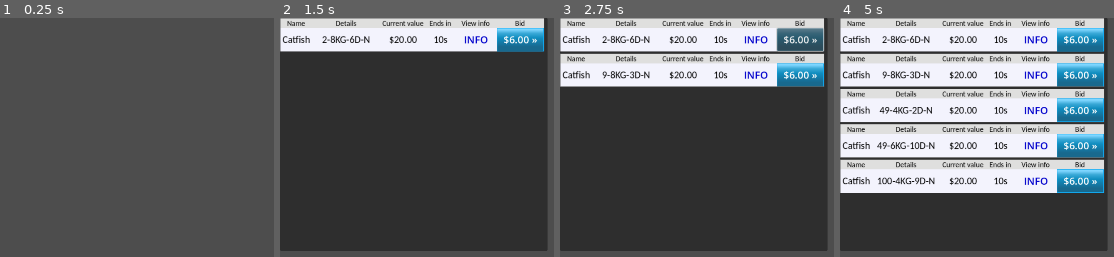
Above: before the commit, frames 1-4 (left to right).
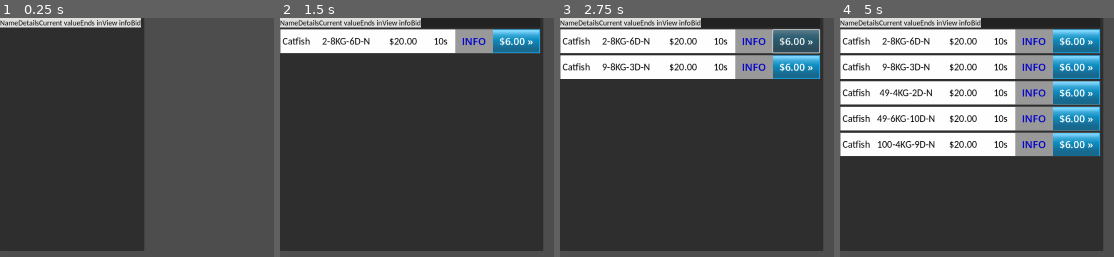
Above: after the commit, the same moments.

Repository: nirefi/fish
Game: Godot game, scene res://scenes/item_list.tscn
Two runs of this game, one before a commit and one after it. Both use one fixed random seed, a clock stepped at 60 frames per second and the inputs below.
Inputs:
- Up to frame 1 (0.25 s): no input
- Up to frame 2 (1.5 s): tap Enter at 0.5 s; click "INFO" at 1.25 s
- Up to frame 3 (2.75 s): click "$6.00 »" at 2 s
- Up to frame 4 (5 s): click "INFO" at 2.75 s; click "$6.00 »" at 3.5 s; click "INFO" at 4.25 s

The runs differ from the first frame. In frame 1, 51% of the frame differs, in the area x 0-53%, y 0-98%; in frame 2, 8.7%; in frame 3, 19%; in frame 4, 50%.

Commit message:
set up layout for generating items tuesday

Diff:
--- a/scenes/item.tscn
+++ b/scenes/item.tscn
@@ -1,12 +1,10 @@
-[gd_scene load_steps=14 format=3 uid="uid://wohwtlfamu8a"]
+[gd_scene load_steps=10 format=3 uid="uid://wohwtlfamu8a"]
 
 [ext_resource type="Script" path="res://scripts/item.gd" id="1_ysstc"]
 [ext_resource type="LabelSettings" uid="uid://dnauixj4kauah" path="res://styles/default_label.tres" id="2_52xqe"]
-[ext_resource type="LabelSettings" uid="uid://bf8j2d5vn3jeg" path="res://styles/small_label.tres" id="3_6wxes"]
-[ext_resource type="StyleBox" uid="uid://c3thftap8rr8v" path="res://styles/item_header.tres" id="3_gpah7"]
 [ext_resource type="FontFile" uid="uid://ds4c8fqxun70d" path="res://assets/fonts/Mx437_IBM_EGA_8x14.ttf" id="3_i0anf"]
 [ext_resource type="StyleBox" uid="uid://dmeovbyyrdmbr" path="res://styles/item_details.tres" id="4_iettr"]
-[ext_resource type="FontFile" uid="uid://grerfhlep4mj" path="res://assets/fonts/Carlito-Regular.ttf" id="5_3me63"]
+[ext_resource type="Texture2D" uid="uid://b1xcid3xkabhb" path="res://styles/special_blue_text_rect.tres" id="6_pp4ny"]
 [ext_resource type="StyleBox" uid="uid://d3dxokoch1r0e" path="res://styles/details_table.tres" id="8_x3mkw"]
 
 [sub_resource type="StyleBoxFlat" id="StyleBoxFlat_rnwxj"]
@@ -25,27 +23,17 @@
 border_width_bottom = 1
 border_color = Color(0.0705882, 0.686275, 0.976471, 1)
 
-[sub_resource type="Gradient" id="Gradient_xppj8"]
-offsets = PackedFloat32Array(0, 0.175325, 0.396104, 0.824675)
-colors = PackedColorArray(0.498039, 0.839216, 1, 1, 0.226872, 0.663324, 0.846094, 1, 0.0627451, 0.556863, 0.752941, 1, 0.0980392, 0.411765, 0.560784, 1)
-
-[sub_resource type="GradientTexture2D" id="GradientTexture2D_o7p13"]
-gradient = SubResource("Gradient_xppj8")
-fill_from = Vector2(1, 0.0504587)
-fill_to = Vector2(1, 1)
-
 [sub_resource type="StyleBoxFlat" id="StyleBoxFlat_6y27x"]
 content_margin_left = 15.0
 content_margin_top = 10.0
 content_margin_right = 15.0
 content_margin_bottom = 10.0
 bg_color = Color(0, 0, 0, 0)
-border_color = Color(0.0705882, 0.686275, 0.976471, 1)
 
 [node name="ItemContainer" type="PanelContainer"]
 custom_minimum_size = Vector2(450, 0)
-offset_right = 486.0
-offset_bottom = 63.0
+offset_right = 613.0
+offset_bottom = 58.0
 theme_override_styles/panel = SubResource("StyleBoxFlat_rnwxj")
 script = ExtResource("1_ysstc")
 
@@ -54,51 +42,6 @@
 theme_override_constants/h_separation = 0
 theme_override_constants/v_separation = 0
 columns = 6
-
-[node name="HeaderNameLabel" type="Label" parent="ItemTable"]
-layout_mode = 2
-theme_override_fonts/font = ExtResource("5_3me63")
-theme_override_styles/normal = ExtResource("3_gpah7")
-text = "Name"
-label_settings = ExtResource("3_6wxes")
-horizontal_alignment = 1
-
-[node name="HeaderDetailsLabel" type="Label" parent="ItemTable"]
-layout_mode = 2
-theme_override_fonts/font = ExtResource("5_3me63")
-theme_override_styles/normal = ExtResource("3_gpah7")
-text = "Details"
-label_settings = ExtResource("3_6wxes")
-horizontal_alignment = 1
-
-[node name="HeaderValueLabel" type="Label" parent="ItemTable"]
-layout_mode = 2
-theme_override_styles/normal = ExtResource("3_gpah7")
-text = "Current value"
-label_settings = ExtResource("3_6wxes")
-horizontal_alignment = 1
-
-[node name="HeaderEndsLabel" type="Label" parent="ItemTable"]
-layout_mode = 2
-theme_override_styles/normal = ExtResource("3_gpah7")
-text = "Ends in"
-label_settings = ExtResource("3_6wxes")
-horizontal_alignment = 1
-
-[node name="HeaderInfo" type="Label" parent="ItemTable"]
-custom_minimum_size = Vector2(100, 0)
-layout_mode = 2
-theme_override_styles/normal = ExtResource("3_gpah7")
-text = "View info"
-label_settings = ExtResource("3_6wxes")
-horizontal_alignment = 1
-
-[node name="HeaderBidLabel" type="Label" parent="ItemTable"]
-layout_mode = 2
-theme_override_styles/normal = ExtResource("3_gpah7")
-text = "Bid"
-label_settings = ExtResource("3_6wxes")
-horizontal_alignment = 1
 
 [node name="NameLabel" type="Label" parent="ItemTable"]
 custom_minimum_size = Vector2(67, 0)
@@ -132,12 +75,10 @@
 vertical_alignment = 1
 
 [node name="AuctionTimeLabel" type="Label" parent="ItemTable"]
-custom_minimum_size = Vector2(70, 0)
+custom_minimum_size = Vector2(70, 56)
 layout_mode = 2
-size_flags_vertical = 1
 theme_override_colors/font_color = Color(1, 1, 0, 1)
 theme_override_fonts/font = ExtResource("3_i0anf")
-theme_override_font_sizes/font_size = 32
 theme_override_styles/normal = ExtResource("4_iettr")
 text = "10s"
 label_settings = ExtResource("2_52xqe")
@@ -145,6 +86,7 @@
 vertical_alignment = 1
 
 [node name="ButtonContent" type="Button" parent="ItemTable"]
+custom_minimum_size = Vector2(90, 0)
 layout_mode = 2
 theme_override_colors/font_hover_pressed_color = Color(0, 0, 0.8, 1)
 theme_override_colors/font_hover_color = Color(0, 0, 0.8, 1)
@@ -160,13 +102,11 @@
 
 [node name="ButtonContainer" type="PanelContainer" parent="ItemTable"]
 layout_mode = 2
-size_flags_horizontal = 4
-size_flags_vertical = 4
 theme_override_styles/panel = SubResource("StyleBoxFlat_eiq0t")
 
 [node name="TextureRect" type="TextureRect" parent="ItemTable/ButtonContainer"]
 layout_mode = 2
-texture = SubResource("GradientTexture2D_o7p13")
+texture = ExtResource("6_pp4ny")
 expand_mode = 2
 
 [node name="ButtonContent" type="Button" parent="ItemTable/ButtonContainer"]
--- a/scenes/item_display.tscn
+++ b/scenes/item_display.tscn
@@ -1,6 +1,7 @@
-[gd_scene load_steps=10 format=3 uid="uid://ckgiofgpj3roc"]
+[gd_scene load_steps=11 format=3 uid="uid://ckgiofgpj3roc"]
 
 [ext_resource type="Texture2D" uid="uid://ysitj8f43bom" path="res://assets/sprites/exit.png" id="1_2mogd"]
+[ext_resource type="Script" path="res://scenes/item_display.gd" id="1_eswq5"]
 [ext_resource type="FontFile" uid="uid://iqvuuoko6x0p" path="res://assets/fonts/Carlito-Bold.ttf" id="2_2qkad"]
 [ext_resource type="LabelSettings" uid="uid://dnauixj4kauah" path="res://styles/default_label.tres" id="2_5ywg2"]
 [ext_resource type="Texture2D" uid="uid://dfnr6ntig0gof" path="res://assets/sprites/catfish-icon.png" id="3_rxwjk"]
@@ -39,6 +40,7 @@
 offset_right = 435.0
 offset_bottom = 336.0
 theme_override_styles/panel = SubResource("StyleBoxFlat_e6mad")
+script = ExtResource("1_eswq5")
 
 [node name="MarginContainer" type="MarginContainer" parent="."]
 layout_mode = 2
@@ -142,3 +144,6 @@
 text = "Catfish don't just swim, some species are able to walk on land, climb walls and even breath air."
 label_settings = ExtResource("2_5ywg2")
 autowrap_mode = 3
+
+[connection signal="mouse_entered" from="MarginContainer/VBoxContainer/HeaderContainer/TextureRect" to="." method="_on_texture_rect_mouse_entered"]
+[connection signal="mouse_exited" from="MarginContainer/VBoxContainer/HeaderContainer/TextureRect" to="." method="_on_texture_rect_mouse_exited"]
--- a/scenes/item_list.tscn
+++ b/scenes/item_list.tscn
@@ -1,6 +1,9 @@
-[gd_scene load_steps=2 format=3 uid="uid://nb1dev1rybar"]
+[gd_scene load_steps=5 format=3 uid="uid://nb1dev1rybar"]
 
 [ext_resource type="Script" path="res://scripts/auction_generator.gd" id="1_h0yud"]
+[ext_resource type="FontFile" uid="uid://grerfhlep4mj" path="res://assets/fonts/Carlito-Regular.ttf" id="2_leyyo"]
+[ext_resource type="StyleBox" uid="uid://c3thftap8rr8v" path="res://styles/item_header.tres" id="3_323sx"]
+[ext_resource type="LabelSettings" uid="uid://bf8j2d5vn3jeg" path="res://styles/small_label.tres" id="4_aaw0q"]
 
 [node name="ItemList" type="PanelContainer"]
 offset_bottom = 560.0
@@ -15,6 +18,59 @@
 [node name="VBoxContainer" type="VBoxContainer" parent="ItemListScrollContainer"]
 layout_mode = 2
 
+[node name="PanelContainer" type="PanelContainer" parent="ItemListScrollContainer/VBoxContainer"]
+layout_mode = 2
+
+[node name="ItemTable" type="GridContainer" parent="ItemListScrollContainer/VBoxContainer/PanelContainer"]
+layout_mode = 2
+theme_override_constants/h_separation = 0
+theme_override_constants/v_separation = 0
+columns = 6
+
+[node name="HeaderNameLabel" type="Label" parent="ItemListScrollContainer/VBoxContainer/PanelContainer/ItemTable"]
+layout_mode = 2
+theme_override_fonts/font = ExtResource("2_leyyo")
+theme_override_styles/normal = ExtResource("3_323sx")
+text = "Name"
+label_settings = ExtResource("4_aaw0q")
+horizontal_alignment = 1
+
+[node name="HeaderDetailsLabel" type="Label" parent="ItemListScrollContainer/VBoxContainer/PanelContainer/ItemTable"]
+layout_mode = 2
+theme_override_fonts/font = ExtResource("2_leyyo")
+theme_override_styles/normal = ExtResource("3_323sx")
+text = "Details"
+label_settings = ExtResource("4_aaw0q")
+horizontal_alignment = 1
+
+[node name="HeaderValueLabel" type="Label" parent="ItemListScrollContainer/VBoxContainer/PanelContainer/ItemTable"]
+layout_mode = 2
+theme_override_styles/normal = ExtResource("3_323sx")
+text = "Current value"
+label_settings = ExtResource("4_aaw0q")
+horizontal_alignment = 1
+
+[node name="HeaderEndsLabel" type="Label" parent="ItemListScrollContainer/VBoxContainer/PanelContainer/ItemTable"]
+layout_mode = 2
+theme_override_styles/normal = ExtResource("3_323sx")
+text = "Ends in"
+label_settings = ExtResource("4_aaw0q")
+horizontal_alignment = 1
+
+[node name="HeaderInfo" type="Label" parent="ItemListScrollContainer/VBoxContainer/PanelContainer/ItemTable"]
+layout_mode = 2
+theme_override_styles/normal = ExtResource("3_323sx")
+text = "View info"
+label_settings = ExtResource("4_aaw0q")
+horizontal_alignment = 1
+
+[node name="HeaderBidLabel" type="Label" parent="ItemListScrollContainer/VBoxContainer/PanelContainer/ItemTable"]
+layout_mode = 2
+theme_override_styles/normal = ExtResource("3_323sx")
+text = "Bid"
+label_settings = ExtResource("4_aaw0q")
+horizontal_alignment = 1
+
 [node name="ItemSpawnTimer" type="Timer" parent="."]
 autostart = true
 
--- a/scenes/main.tscn
+++ b/scenes/main.tscn
@@ -1,6 +1,7 @@
-[gd_scene load_steps=3 format=3 uid="uid://diy8pgbgynueh"]
+[gd_scene load_steps=4 format=3 uid="uid://diy8pgbgynueh"]
 
 [ext_resource type="FontFile" uid="uid://ds4c8fqxun70d" path="res://assets/fonts/Mx437_IBM_EGA_8x14.ttf" id="1_0sev5"]
+[ext_resource type="PackedScene" uid="uid://ckgiofgpj3roc" path="res://scenes/item_display.tscn" id="2_d1f75"]
 
 [sub_resource type="StyleBoxFlat" id="StyleBoxFlat_sf4pt"]
 bg_color = Color(0.151276, 0.151276, 0.151276, 1)
@@ -114,3 +115,10 @@
 theme_override_fonts/font = ExtResource("1_0sev5")
 theme_override_font_sizes/font_size = 64
 text = "Start"
+
+[node name="ItemDisplay" parent="." instance=ExtResource("2_d1f75")]
+layout_mode = 0
+offset_left = 717.0
+offset_top = 303.0
+offset_right = 1152.0
+offset_bottom = 641.0
--- a/styles/details_table.tres
+++ b/styles/details_table.tres
@@ -3,4 +3,3 @@
 [resource]
 content_margin_left = 5.0
 content_margin_right = 5.0
-bg_color = Color(0.952941, 0.952941, 0.992157, 1)
--- a/styles/item_details.tres
+++ b/styles/item_details.tres
@@ -5,4 +5,4 @@
 content_margin_top = 5.0
 content_margin_right = 5.0
 content_margin_bottom = 5.0
-bg_color = Color(0.952941, 0.952941, 0.992157, 1)
+bg_color = Color(0.996078, 0.996078, 1, 1)
--- /dev/null
+++ b/styles/item_details_secondary.tres
@@ -0,0 +1,8 @@
+[gd_resource type="StyleBoxFlat" format=3 uid="uid://bmw2uyh84ee1m"]
+
+[resource]
+content_margin_left = 5.0
+content_margin_top = 5.0
+content_margin_right = 5.0
+content_margin_bottom = 5.0
+bg_color = Color(0.937255, 0.937255, 0.937255, 1)
--- /dev/null
+++ b/styles/special_blue_text_rect.tres
@@ -0,0 +1,10 @@
+[gd_resource type="GradientTexture2D" load_steps=2 format=3 uid="uid://b1xcid3xkabhb"]
+
+[sub_resource type="Gradient" id="Gradient_ebvqk"]
+offsets = PackedFloat32Array(0, 0.175325, 0.396104, 0.824675)
+colors = PackedColorArray(0.498039, 0.839216, 1, 1, 0.226872, 0.663324, 0.846094, 1, 0.0627451, 0.556863, 0.752941, 1, 0.0980392, 0.411765, 0.560784, 1)
+
+[resource]
+gradient = SubResource("Gradient_ebvqk")
+fill_from = Vector2(1, 0.0504587)
+fill_to = Vector2(1, 1)
